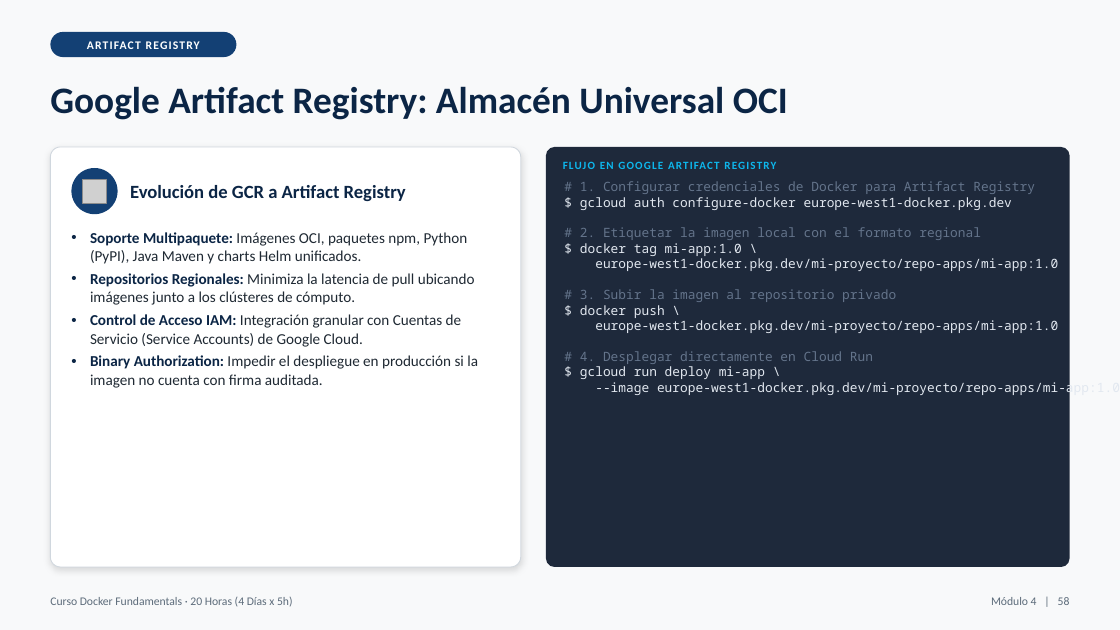
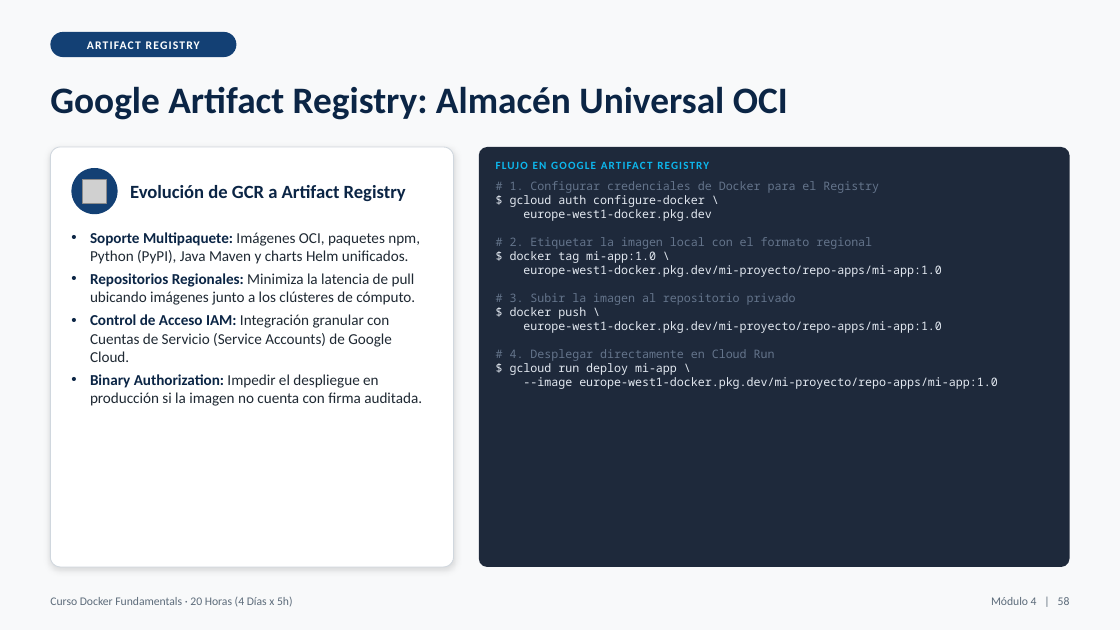
Before and after one commit to masalinas/training-docker-fundamentals, a slide deck: slide 58 of Docker_Fundamentals_20H.pptx. Drawn at 1120x630 pixels with LibreOffice and Linux fonts; fonts in the diff are those of the drawing; grey boxes stand for pictures. Boxes give left, top, right and bottom in pixels: in the first picture for what was removed or moved away, otherwise in the second. Text is boxed around its words. In the diff, an @@ line names an element or a change of style, - is before the commit and + after.

```diff
--- a/Docker_Fundamentals_20H.pptx
+++ b/Docker_Fundamentals_20H.pptx
@@ rounded rectangle: place and size @@
-rounded rectangle at bbox=[50, 147, 521, 567]
+rounded rectangle at bbox=[50, 147, 454, 567]
@@ rounded rectangle at bbox=[50, 147, 454, 567]: proportions changed @@
@@ rounded rectangle: place and size @@
-rounded rectangle at bbox=[546, 147, 1070, 567]
+rounded rectangle at bbox=[479, 147, 1070, 567]
@@ text "# 1. Configurar credenciales de ...": place and size @@
-text "# 1. Configurar credenciales de ..." at bbox=[580, 181, 1120, 395]
+text "# 1. Configurar credenciales de ..." at bbox=[510, 181, 998, 389]
@@ text "FLUJO EN GOOGLE ARTIFACT REGISTRY" rewrapped from bbox=[563, 155, 899, 176] to bbox=[496, 155, 874, 176] @@
@@ text at bbox=[510, 181, 879, 221]: text changed; size 11 to 10 pt @@
-# 1. Configurar credenciales de Docker para Artifact Registry
-$ gcloud auth configure-docker europe-west1-docker.pkg.dev
+# 1. Configurar credenciales de Docker para el Registry
+$ gcloud auth configure-docker \
+europe-west1-docker.pkg.dev
@@ text "Soporte Multipaquete: Imágenes OCI, paquetes ..." rewrapped from bbox=[90, 232, 478, 388] to bbox=[90, 232, 422, 406] @@
@@ text at bbox=[510, 237, 998, 389]: size 11 to 10 pt in "# 2. Etiquetar la imagen local con ...", "$ docker tag mi-app:1.0 \", "europe-west1-docker.pkg.dev/mi-proyecto/repo-apps/mi-app:1.0", "# 3. Subir la imagen al repositorio ..." and 5 more places @@
```
Also in this commit, not shown: 36 other slides changed, 11 other files.
